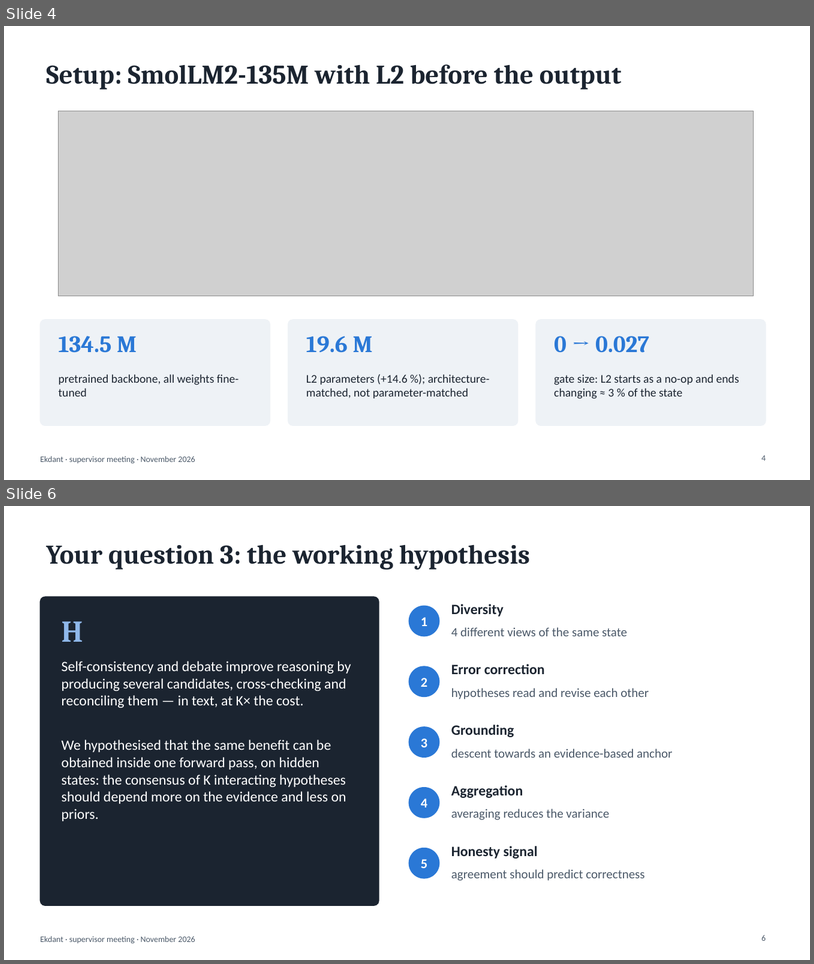
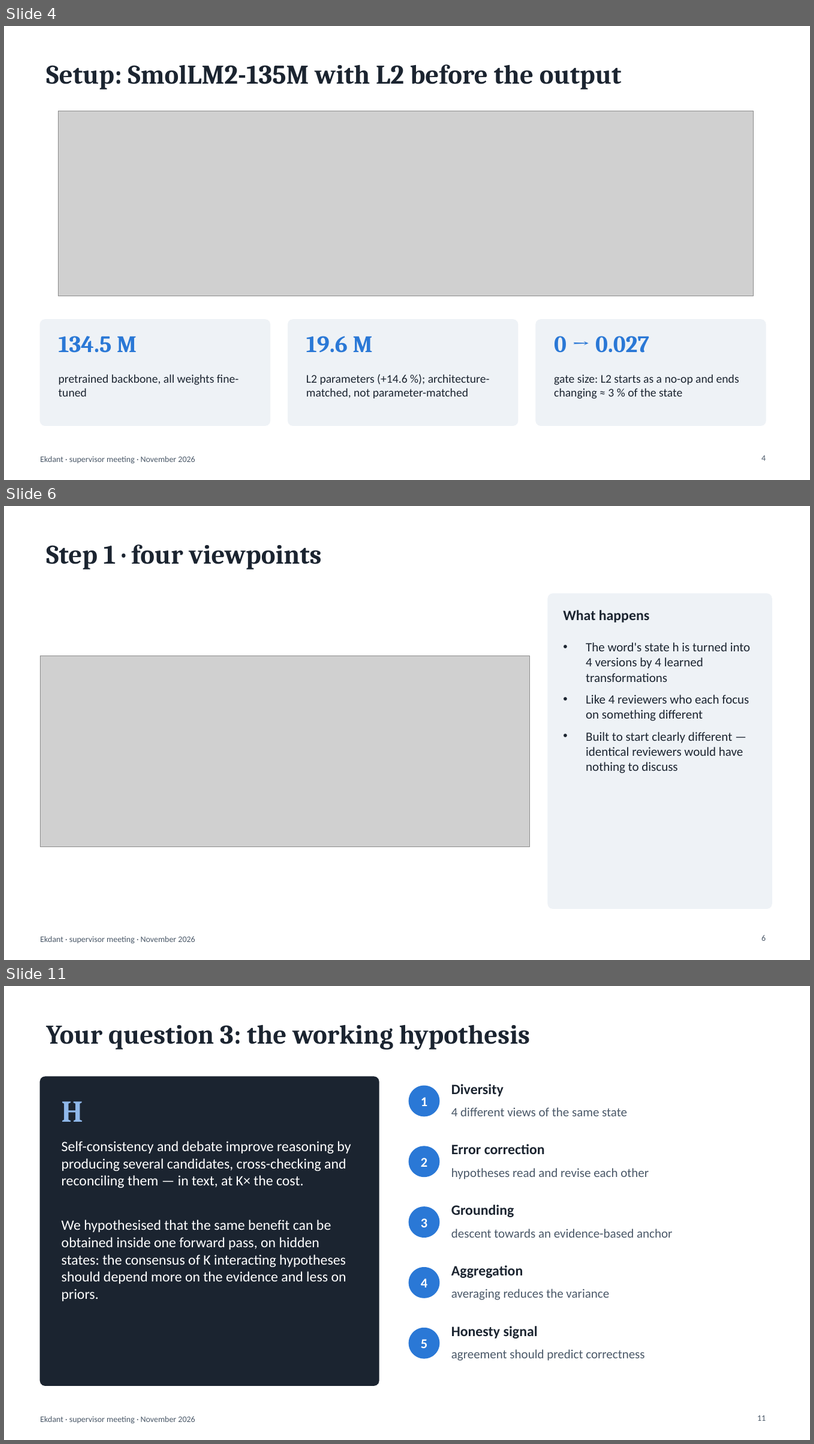
Before and after one commit to N0t-Harshil/Ekdant-LLM, a slide deck: 08-Thesis/report/Ekdant_Supervisor_Meeting.pptx. Shown one above the other, each under a label of ours: slides 4 and 6 before the commit, slides 4, 6 and 11 after it; the slides between them are not shown. The pictures are 814x964 and 814x1444 pixels, drawn with LibreOffice and Linux fonts; fonts in the diff are those of the drawing; grey boxes stand for pictures. Boxes give left, top, right and bottom in pixels: in the first picture for what was removed or moved away, otherwise in the second. Text is boxed around its words. In the diff, an @@ line names an element or a change of style, - is before the commit and + after.

```diff
--- a/08-Thesis/report/Ekdant_Supervisor_Meeting.pptx
+++ b/08-Thesis/report/Ekdant_Supervisor_Meeting.pptx
@@ slide 6 added at [4, 506, 810, 960], background #FFFFFF; not listed: 1 template element that a slide beside it also shows @@
@@ title added at [46, 544, 322, 570], 32 pt, text #1B2430, bold @@
+Step 1 · four viewpoints
@@ rounded rectangle added at [548, 594, 772, 908], fill #EEF2F6, outline #EEF2F6 1 pt @@
@@ text added at [563, 610, 650, 622], 17 pt, text #1B2430, bold @@
+What happens
@@ text added at [586, 642, 751, 773], 15 pt, text #1B2430 @@
+• The word's state h is turned into 4 versions by 4 learned transformations
+• Like 4 reviewers who each focus on something different
+• Built to start clearly different — identical reviewers would have nothing to discuss
@@ picture added at [40, 655, 530, 846] @@
@@ page number added at [762, 934, 766, 940], 10 pt, text #4A5868 @@
+6
@@ what was slide 6 is now slide 11 @@
@@ page number at [758, 1415, 766, 1420]: text changed @@
-6
+11
```
Also in this commit, not shown: 7 slides changed, 6 other slides added, 4 other files.
